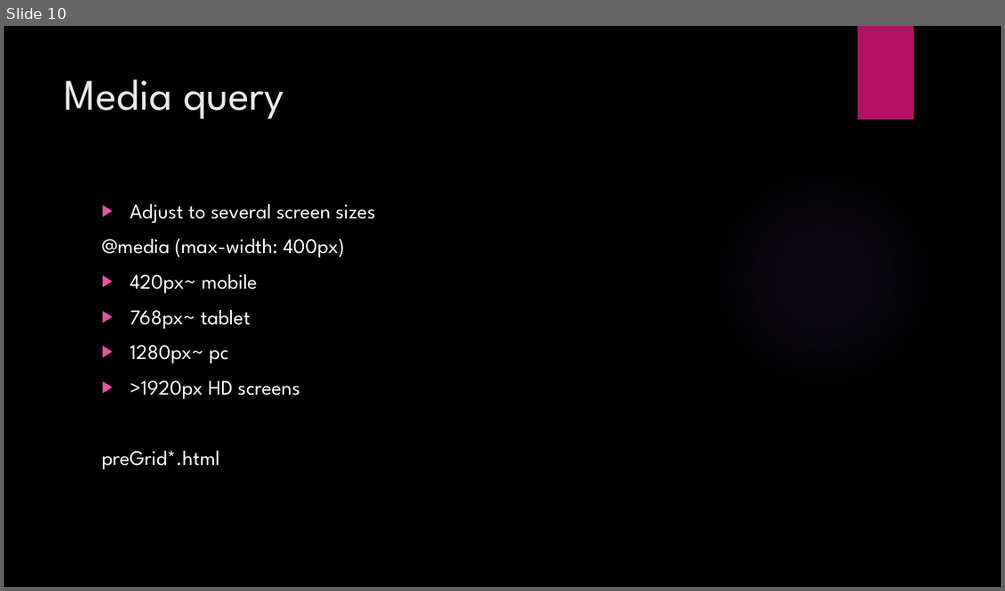
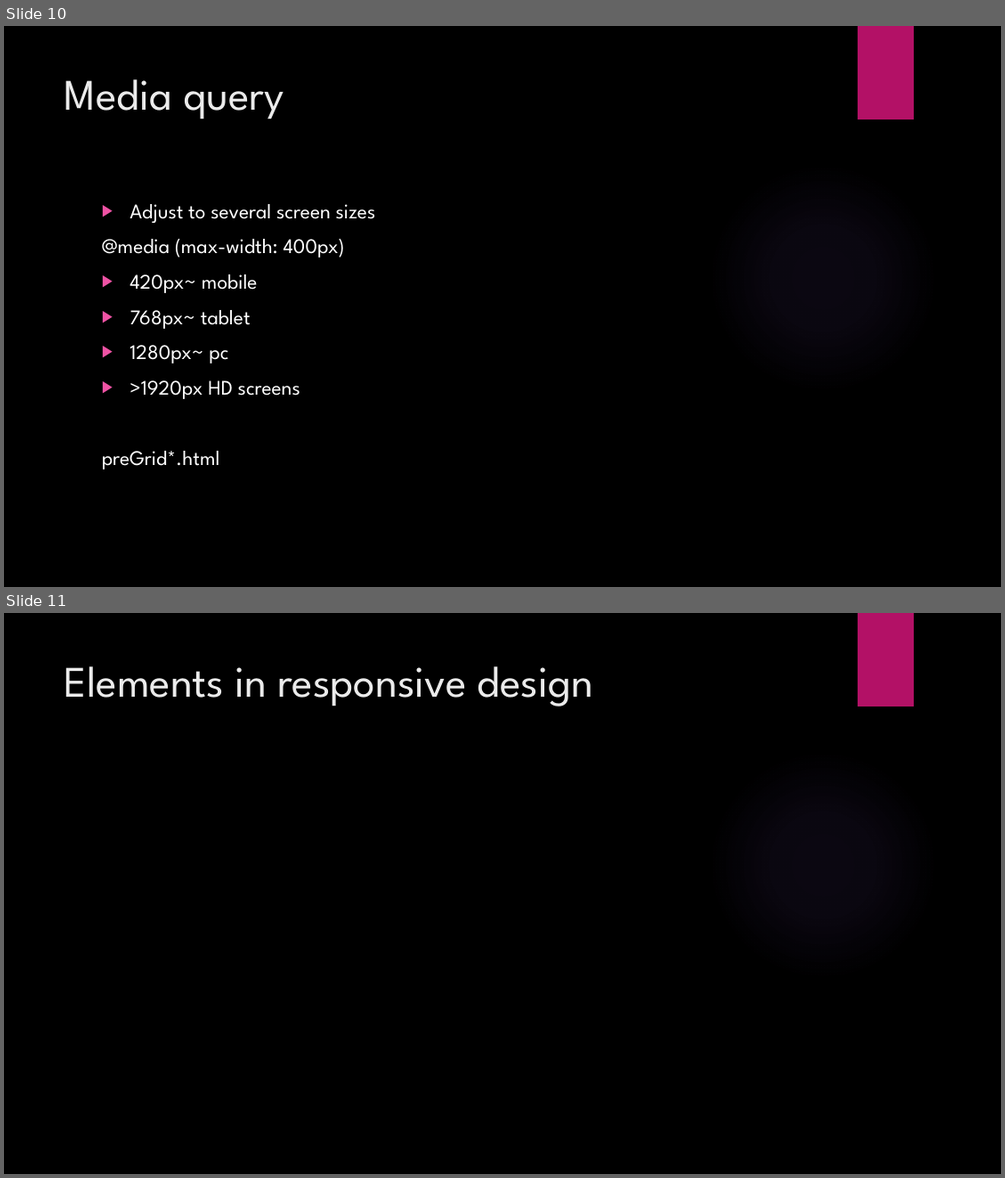
Before and after one commit to talyaron/HTML-CSS-JS, a slide deck: HTML/Responsive/responsive.pptx. Shown one above the other, each under a label of ours: slide 10 before the commit, slides 10 and 11 after it. The pictures are 1005x591 and 1005x1178 pixels, drawn with LibreOffice and Linux fonts; fonts in the diff are those of the drawing; background and template pictures are left out. Boxes give left, top, right and bottom in pixels: in the first picture for what was removed or moved away, otherwise in the second. Text is boxed around its words. In the diff, an @@ line names an element or a change of style, - is before the commit and + after.

Commit message:
responsive 4

```diff
--- a/HTML/Responsive/responsive.pptx
+++ b/HTML/Responsive/responsive.pptx
@@ slide 11 added at (x1=4, y1=613, x2=1001, y2=1174), background picture (left out); not listed: 2 template elements that a slide beside it also shows @@
@@ title added at (x1=65, y1=666, x2=593, y2=706), 42 pt, text #EBEBEB @@
+Elements in responsive design
```
Also in this commit, not shown: 1 other file.
